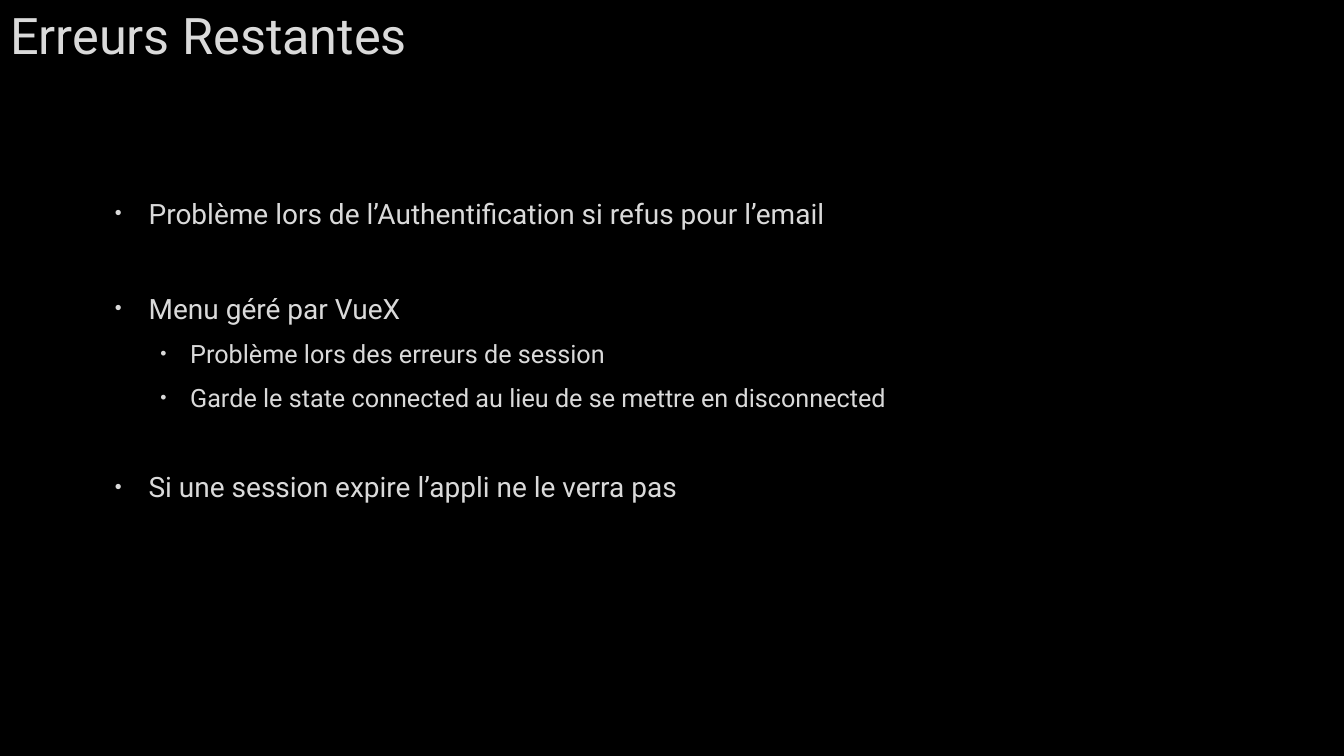
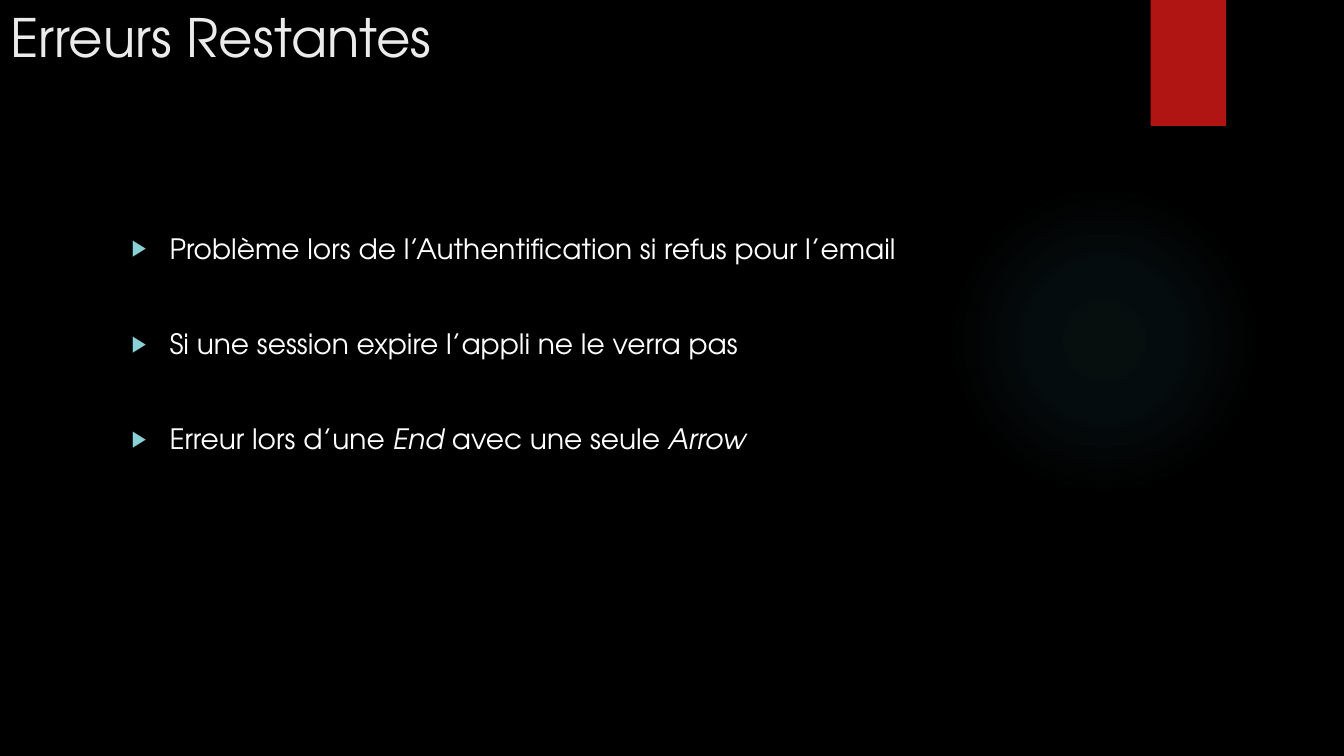
Before and after one commit to mbonjour/Shoot4Stats, a slide deck: slide 11 of Documentation/Défense/Shoot4stats.pptx (slide 10 before the commit). Drawn at 1344x756 pixels with LibreOffice and Linux fonts; fonts in the diff are those of the drawing; background and template pictures are left out. Boxes give left, top, right and bottom in pixels: in the first picture for what was removed or moved away, otherwise in the second. Text is boxed around its words. In the diff, an @@ line names an element or a change of style, - is before the commit and + after.

```diff
--- a/Documentation/Défense/Shoot4stats.pptx
+++ b/Documentation/Défense/Shoot4stats.pptx
@@ title "Erreurs Restantes" at bbox=[10, 18, 431, 58]: size 36 to 37.8 pt, font Roboto to TeX Gyre Adventor, text colour #DADADA to #EBEBEB, letter outline #404040 0.75 pt to none; vertical alignment middle to top @@
@@ rectangle added at bbox=[1150, 0, 1226, 126], fill #B01513 @@
@@ text "Problème lors de l’Authentification si ...": place and size @@
-text "Problème lors de l’Authentification si ..." at bbox=[149, 202, 886, 503]
+text "Problème lors de l’Authentification si ..." at bbox=[170, 237, 895, 450]
@@ text at bbox=[170, 237, 895, 360]: font Roboto to TeX Gyre Adventor, text colour #DADADA to #FFFFFF, letter outline #404040 0.75 pt to none in "Problème lors de l’Authentification si refus pour ...", "Si une session expire l’appli ne le ..."; bullet • to ▶; bullet colour #DADADA to #8AD0D6 @@
@@ text at bbox=[149, 298, 886, 408]: paragraphs removed @@
-• Menu géré par VueX
-  • Problème lors des erreurs de session
-  • Garde le state connected au lieu de se mettre en disconnected
@@ text at bbox=[170, 428, 746, 450]: paragraph added @@
+▶ Erreur lors d’une End avec une seule Arrow
```
Also in this commit, not shown: 9 other slides changed, 3 slides added, 1 slide removed.
